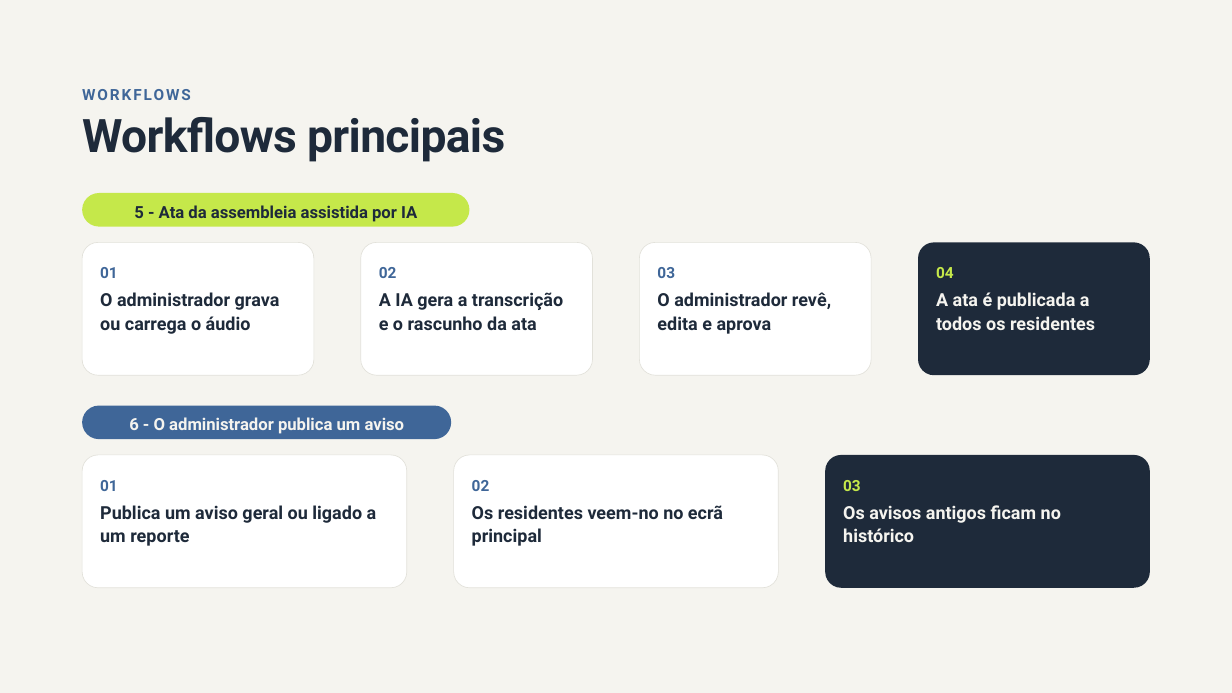
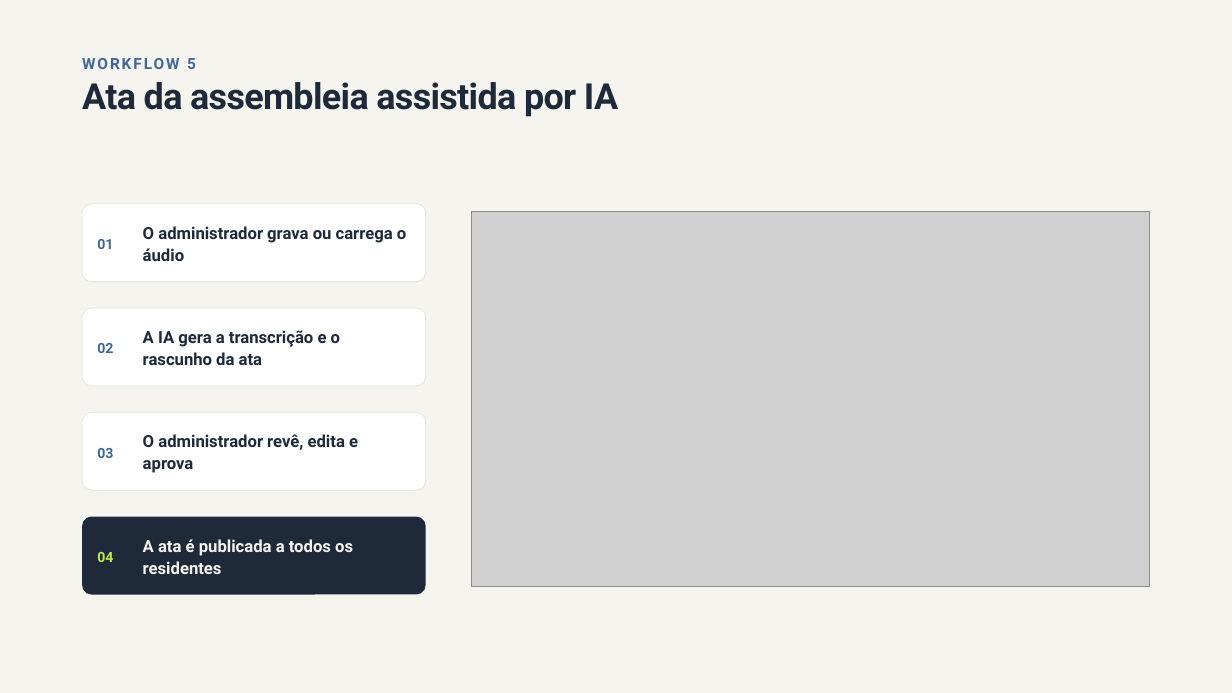
Before and after one commit to LMNSdev/LABDSOF_DOMUSCAST, a slide deck: slide 10 of docs/sprintA/presentation/Apresentacao.pptx (slide 8 before the commit). Drawn at 1232x693 pixels with LibreOffice and Linux fonts; fonts in the diff are those of the drawing; grey boxes stand for pictures; background and template pictures are left out. Boxes give left, top, right and bottom in pixels: in the first picture for what was removed or moved away, otherwise in the second. Text is boxed around its words. In the diff, an @@ line names an element or a change of style, - is before the commit and + after.

Commit message:
Updated presentation with workflows images vpmns

```diff
--- a/docs/sprintA/presentation/Apresentacao.pptx
+++ b/docs/sprintA/presentation/Apresentacao.pptx
@@ text added at bbox=[187, 58, 196, 69], 12 pt, text #3F6698, bold @@
+WORKFLOW 5
@@ title at bbox=[82, 82, 618, 117]: text changed; size 13 to 28 pt @@
-5 - Ata da assembleia assistida por IA
+Ata da assembleia assistida por IA
@@ title "Ata da assembleia assistida por ...": place and size @@
-title "Ata da assembleia assistida por ..." at bbox=[82, 193, 470, 226]
+title "Ata da assembleia assistida por ..." at bbox=[82, 82, 618, 117]
@@ title "Ata da assembleia assistida por ..." at bbox=[82, 82, 618, 117]: vertical alignment middle to top; fill #C5E84A to none @@
@@ text removed at bbox=[82, 82, 1182, 106] @@
-WORKFLOWS
@@ title removed at bbox=[82, 117, 505, 162] @@
-Workflows principais
@@ rounded rectangle: place and size @@
-rounded rectangle at bbox=[454, 455, 778, 588]
+rounded rectangle at bbox=[82, 203, 426, 281]
@@ text "01": place and size @@
-text "01" at bbox=[100, 267, 118, 278]
+text "01" at bbox=[97, 239, 113, 249]
@@ text "O administrador grava ou carrega ...": place and size @@
-text "O administrador grava ou carrega ..." at bbox=[100, 292, 280, 334]
+text "O administrador grava ou carrega ..." at bbox=[143, 226, 406, 261]
@@ picture added at bbox=[471, 212, 1151, 587] @@
@@ rounded rectangle removed at bbox=[360, 242, 592, 375] @@
@@ rounded rectangle removed at bbox=[640, 242, 872, 375] @@
@@ rounded rectangle removed at bbox=[919, 242, 1151, 375] @@
@@ rounded rectangle: place and size @@
-rounded rectangle at bbox=[82, 242, 314, 375]
+rounded rectangle at bbox=[82, 308, 426, 385]
@@ text "02": place and size @@
-text "02" at bbox=[379, 267, 397, 278]
+text "02" at bbox=[97, 343, 113, 353]
@@ text "A IA gera a transcrição ...": place and size @@
-text "A IA gera a transcrição ..." at bbox=[379, 292, 563, 330]
+text "A IA gera a transcrição ..." at bbox=[143, 330, 340, 365]
@@ rounded rectangle: place and size @@
-rounded rectangle at bbox=[82, 455, 407, 588]
+rounded rectangle at bbox=[82, 412, 426, 490]
@@ rounded rectangle removed at bbox=[82, 406, 451, 439] @@
-6 - O administrador publica um aviso
@@ text "03": place and size @@
-text "03" at bbox=[657, 267, 675, 278]
+text "03" at bbox=[97, 448, 113, 458]
@@ text "O administrador revê, edita e ...": place and size @@
-text "O administrador revê, edita e ..." at bbox=[657, 292, 831, 334]
+text "O administrador revê, edita e ..." at bbox=[143, 434, 358, 473]
@@ text removed at bbox=[100, 480, 118, 491] @@
-01
@@ text removed at bbox=[100, 505, 377, 546] @@
-Publica um aviso geral ou ligado a um reporte
@@ text removed at bbox=[472, 480, 490, 491] @@
-02
@@ text removed at bbox=[472, 505, 723, 546] @@
-Os residentes veem-no no ecrã principal
@@ text removed at bbox=[843, 480, 861, 491] @@
-03
@@ text removed at bbox=[843, 505, 1061, 542] @@
-Os avisos antigos ficam no histórico
@@ rounded rectangle: place and size @@
-rounded rectangle at bbox=[825, 455, 1150, 588]
+rounded rectangle at bbox=[82, 517, 426, 594]
@@ size 12 to 11 pt; line spacing 16.8pt to 15pt; vertical alignment top to middle in 4 elements at bbox=[97, 239, 113, 249], bbox=[97, 343, 113, 353], bbox=[97, 448, 113, 458], bbox=[97, 552, 113, 562] @@
@@ text "04": place and size @@
-text "04" at bbox=[936, 267, 954, 278]
+text "04" at bbox=[97, 552, 113, 562]
@@ size 14 to 13 pt; line spacing 18.2pt to 17pt; vertical alignment top to middle in 4 elements at bbox=[143, 226, 406, 261], bbox=[143, 330, 340, 365], bbox=[143, 434, 358, 473], bbox=[143, 539, 353, 574] @@
@@ text "A ata é publicada a ...": place and size @@
-text "A ata é publicada a ..." at bbox=[936, 292, 1095, 330]
+text "A ata é publicada a ..." at bbox=[143, 539, 353, 574]
```
Also in this commit, not shown: 2 other slides changed, 3 slides added.
